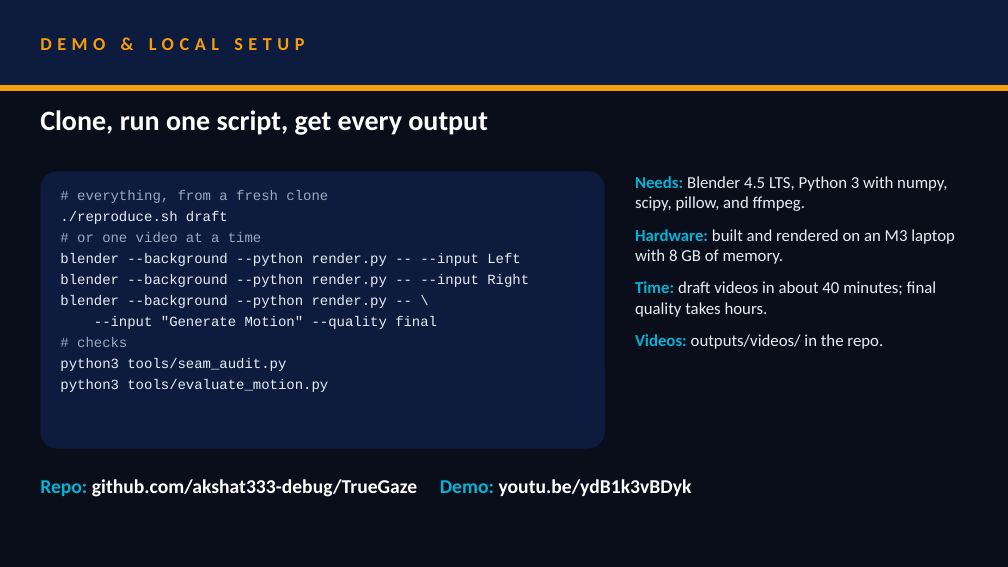
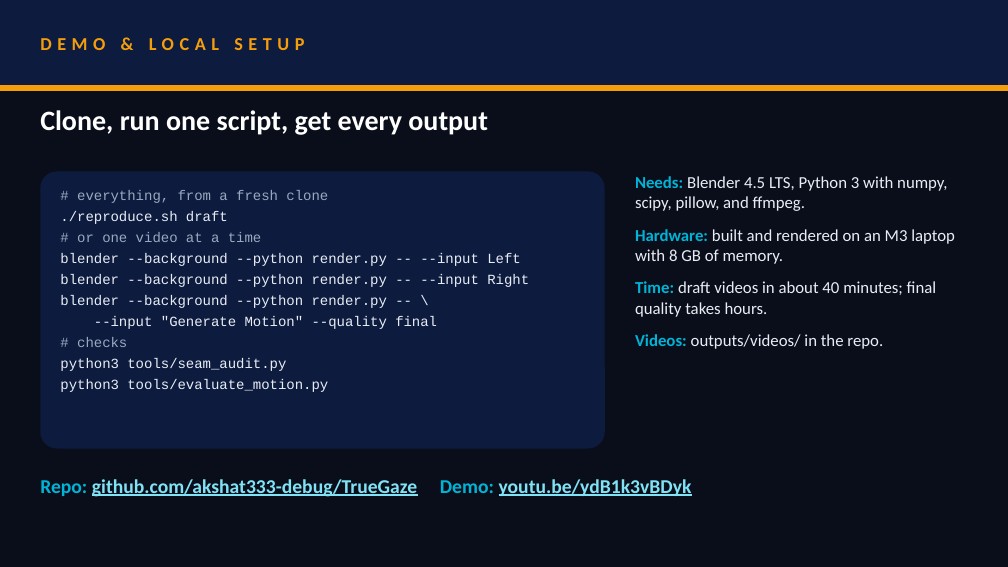
Before and after one commit to akshat333-debug/TrueGaze, a slide deck: slide 10 of VITVellore_ZeroDrift.pptx. Drawn at 1008x567 pixels with LibreOffice and Linux fonts; fonts in the diff are those of the drawing. Boxes give left, top, right and bottom in pixels: in the first picture for what was removed or moved away, otherwise in the second. Text is boxed around its words. In the diff, an @@ line names an element or a change of style, - is before the commit and + after.

Commit message:
deck: clickable repo and demo links, readable link colour

```diff
--- a/VITVellore_ZeroDrift.pptx
+++ b/VITVellore_ZeroDrift.pptx
@@ text "Repo: github.com/akshat333-debug/TrueGaze Demo: youtu.be/ydB ..." at bbox=[40, 479, 692, 497]: text colour #FFFFFF to #7FE3F5, underline on in "github.com/akshat333-debug/TrueGaze youtu.be/ydB1k3vBDyk" @@
```
Also in this commit, not shown: 1 other slide changed, 1 other file.
